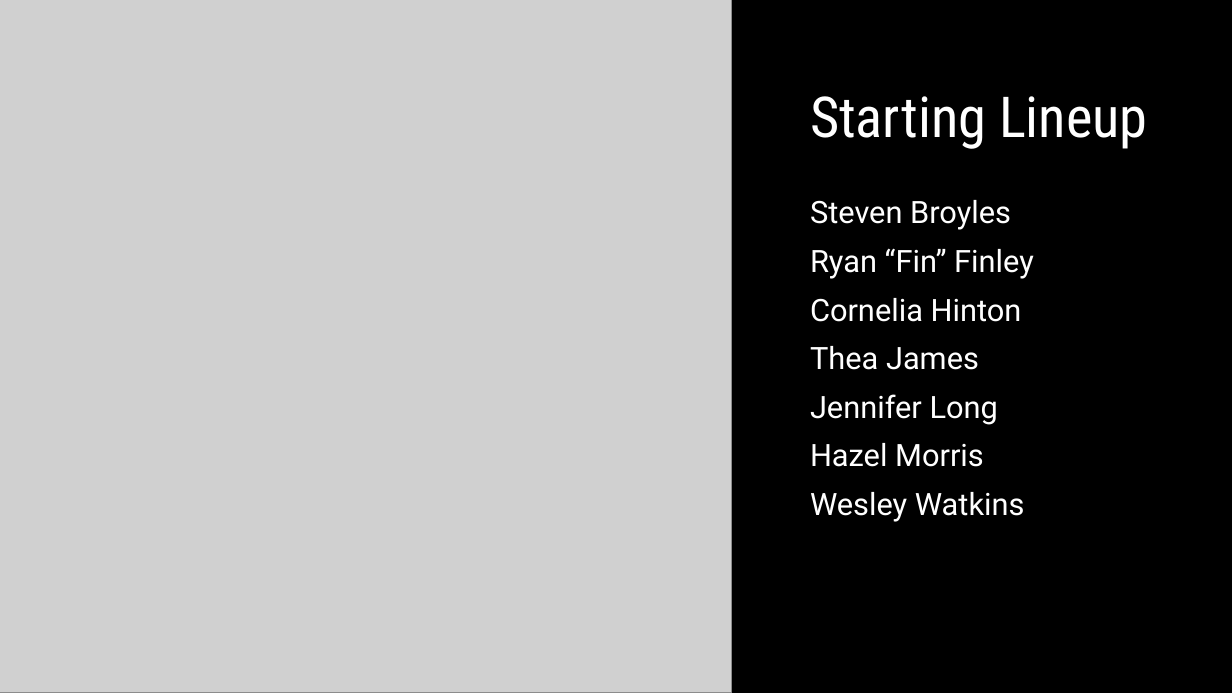
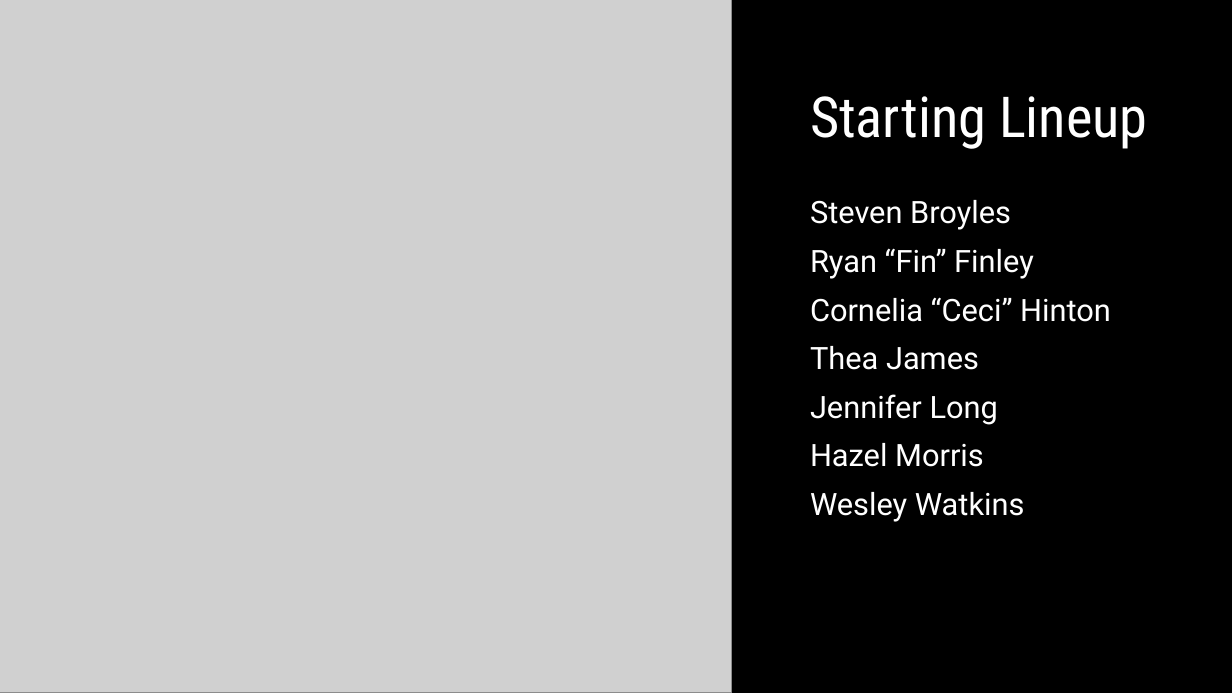
Before and after one commit to WWatkins142/project-4-team-pikachu, a slide deck: slide 2 of Project_4_Presentation.pptx. Drawn at 1232x693 pixels with LibreOffice and Linux fonts; fonts in the diff are those of the drawing; grey boxes stand for pictures; background and template pictures are left out. Boxes give left, top, right and bottom in pixels: in the first picture for what was removed or moved away, otherwise in the second. Text is boxed around its words. In the diff, an @@ line names an element or a change of style, - is before the commit and + after.

```diff
--- a/Project_4_Presentation.pptx
+++ b/Project_4_Presentation.pptx
@@ text at bbox=[810, 297, 1111, 322]: text changed @@
-Cornelia Hinton
+Cornelia “Ceci” Hinton
```
Also in this commit, not shown: 1 other slide changed.
